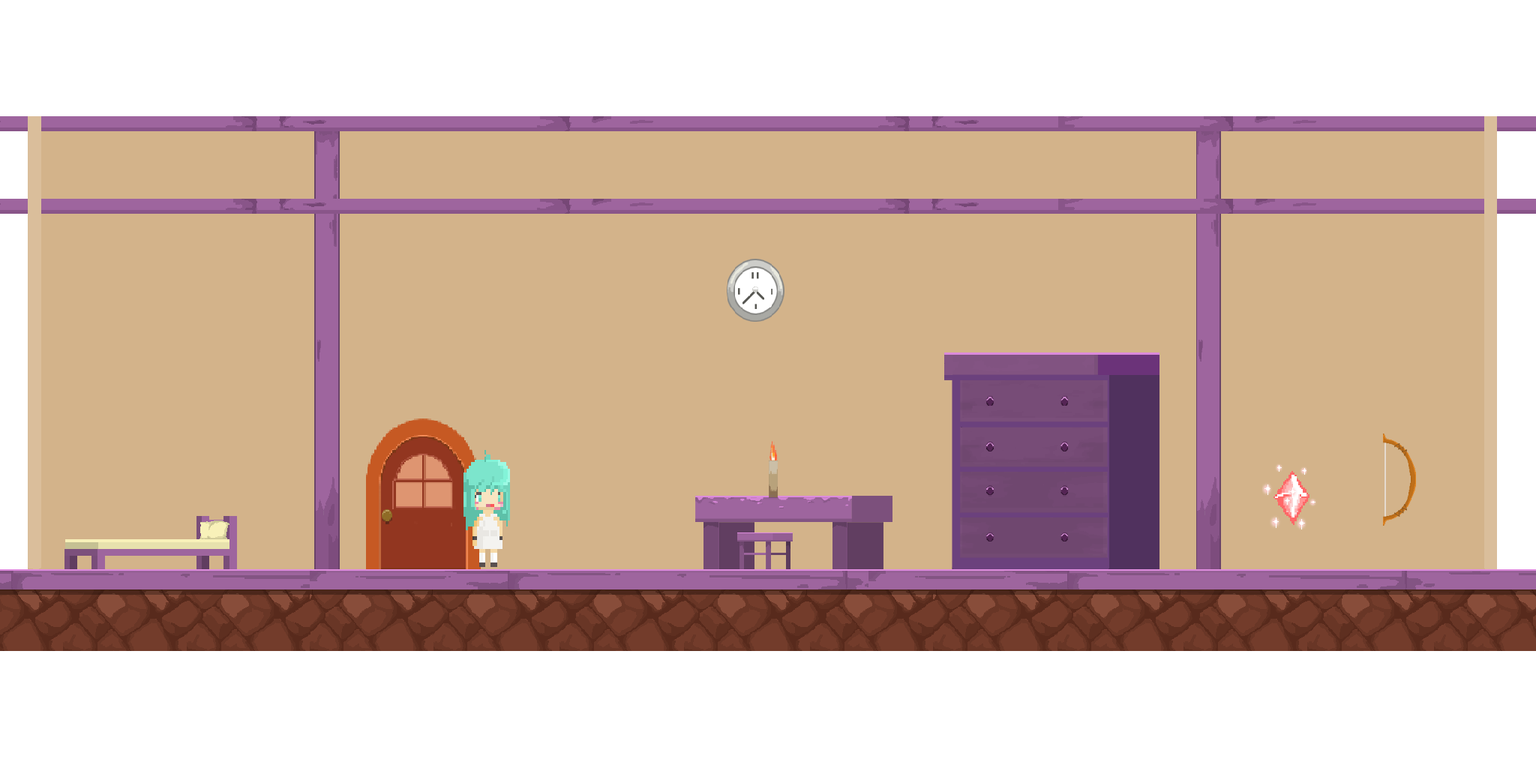
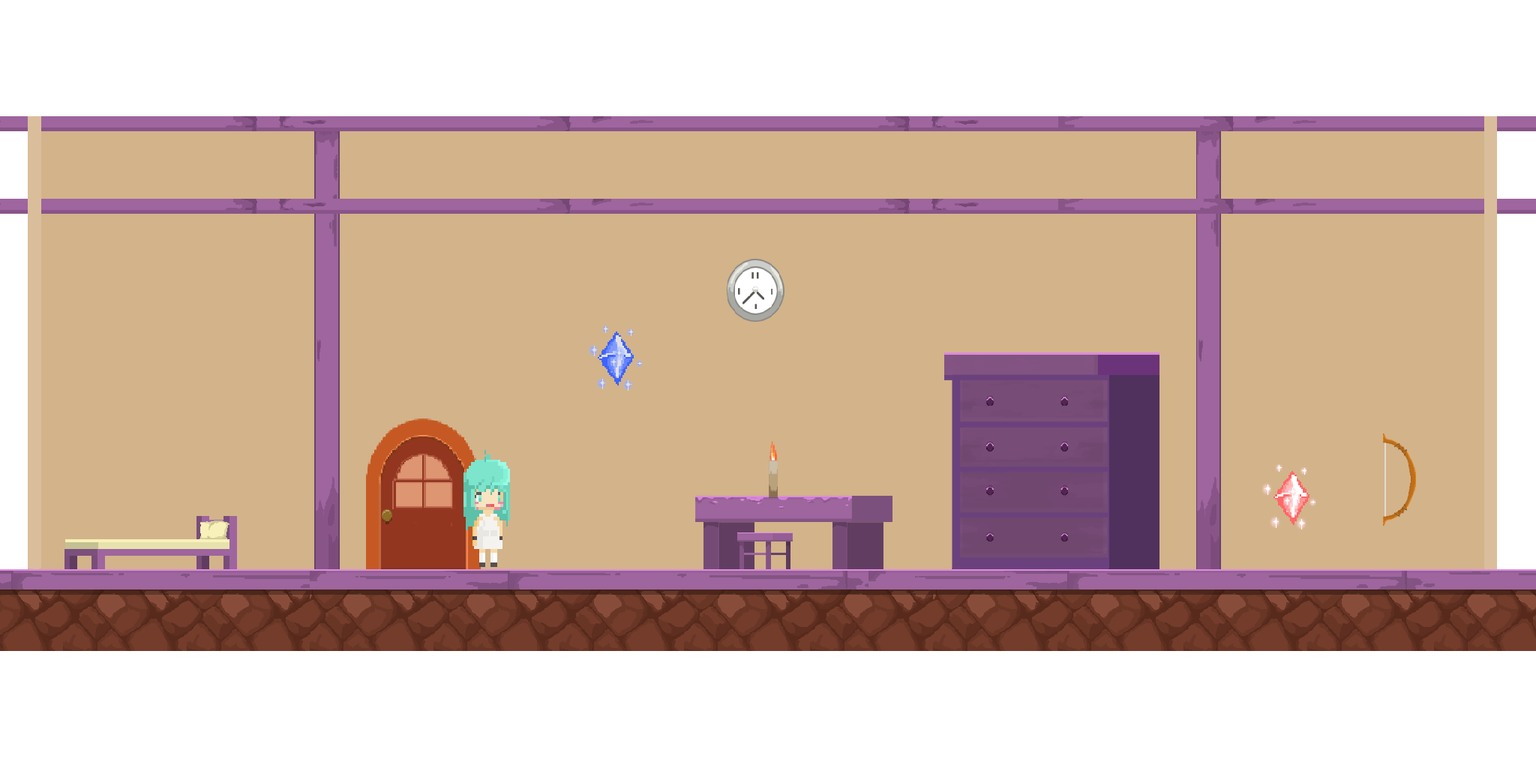
Layers edited between the first and the second 1536×768 image:
added layer "記憶碎片藍" above "記憶碎片光 拷貝 3" over box(587, 324, 644, 392)
